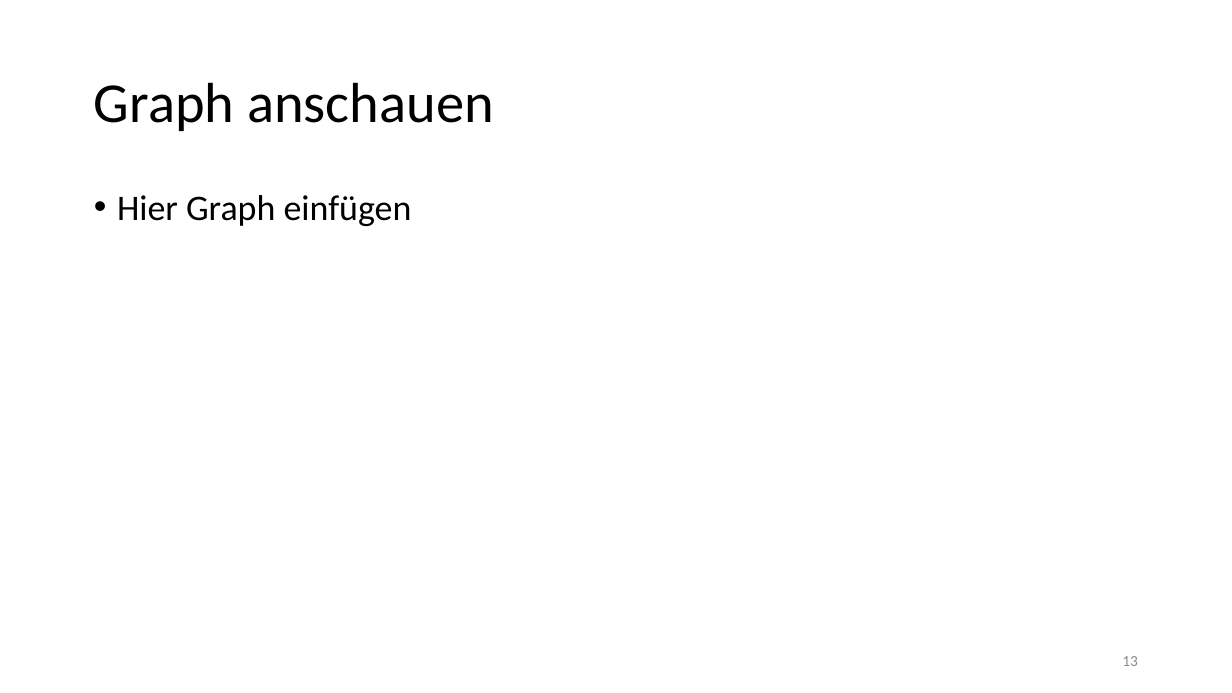
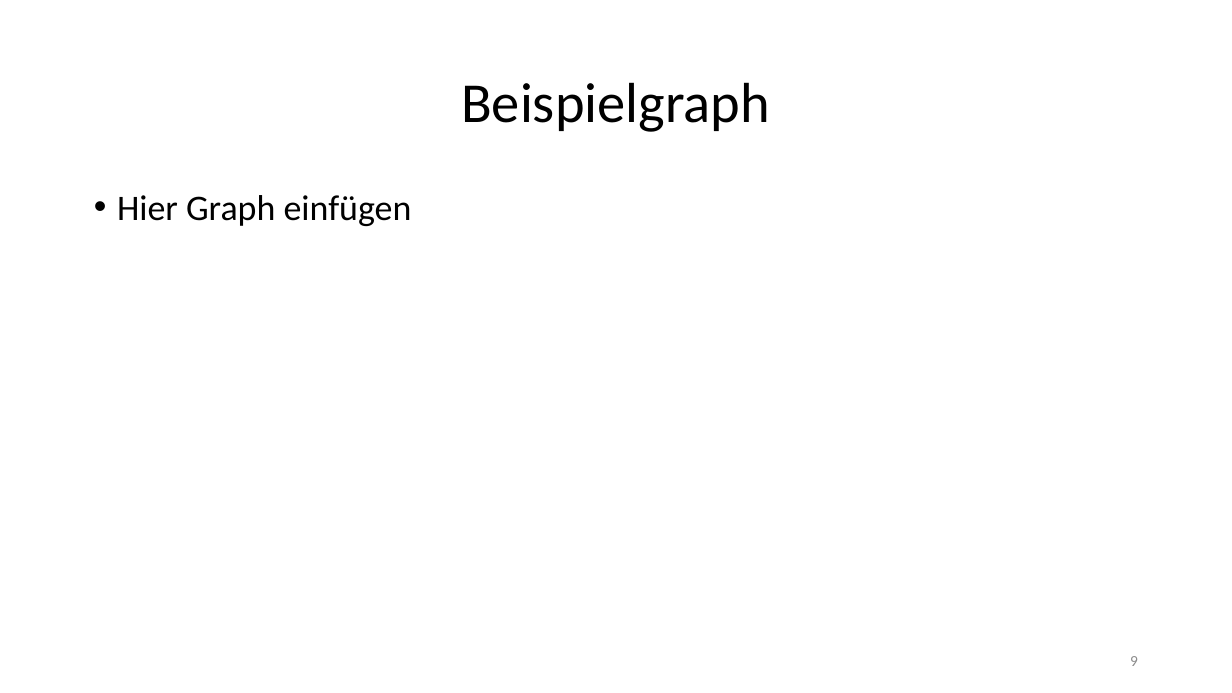
Before and after one commit to jhbruhn/fmes, a slide deck: slide 9 of Dokumentation/Roboter.pptx (slide 13 before the commit). Drawn at 1232x693 pixels with LibreOffice and Linux fonts; fonts in the diff are those of the drawing. Boxes give left, top, right and bottom in pixels: in the first picture for what was removed or moved away, otherwise in the second. Text is boxed around its words. In the diff, an @@ line names an element or a change of style, - is before the commit and + after.

```diff
--- a/Dokumentation/Roboter.pptx
+++ b/Dokumentation/Roboter.pptx
@@ title at bbox=[461, 82, 770, 132]: text changed @@
-Graph anschauen
+Beispielgraph
@@ page number at bbox=[1130, 656, 1138, 666]: text changed @@
-13
+9
```
Also in this commit, not shown: 4 other slides changed, 7 slides added, 7 slides removed, 9 other files.
